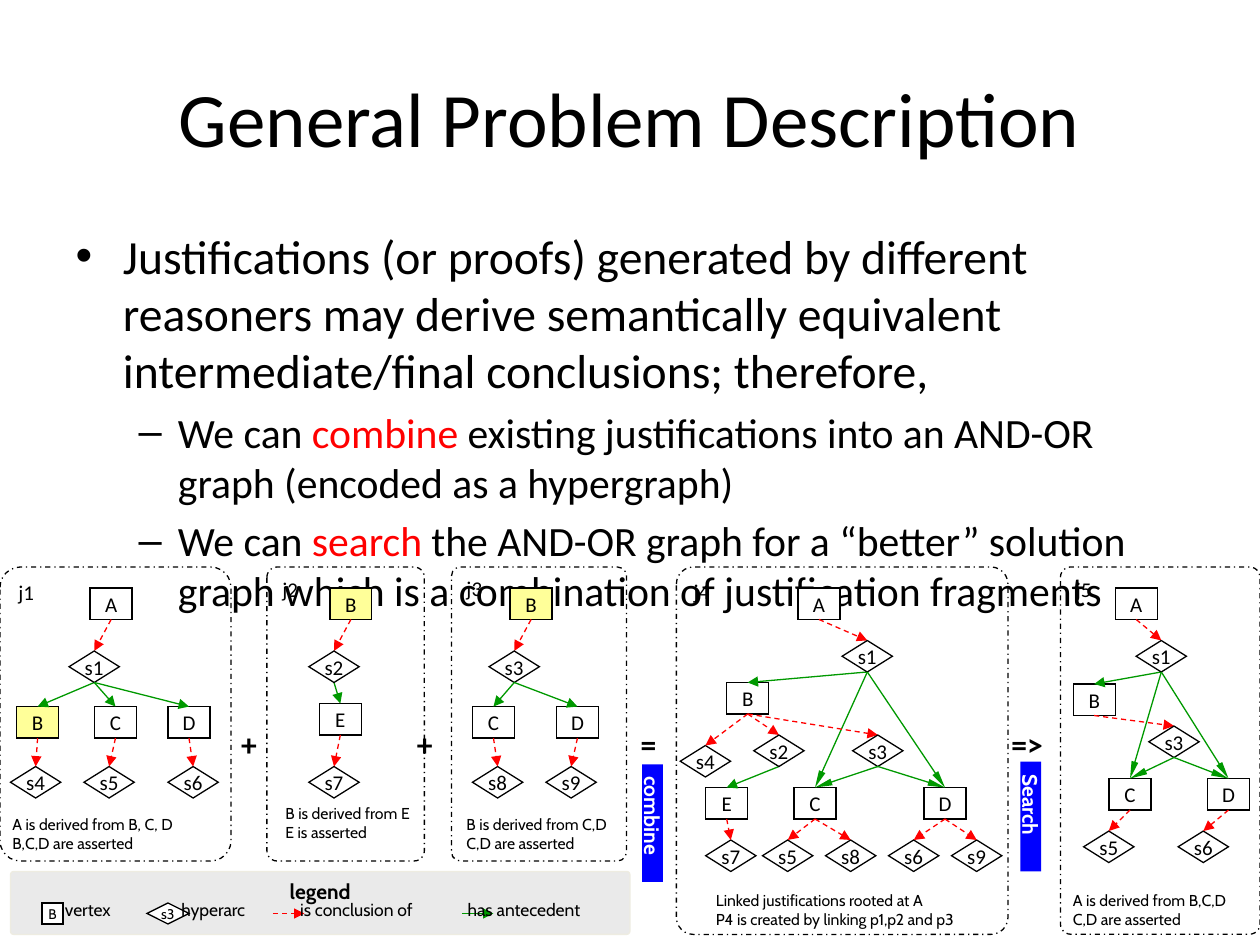
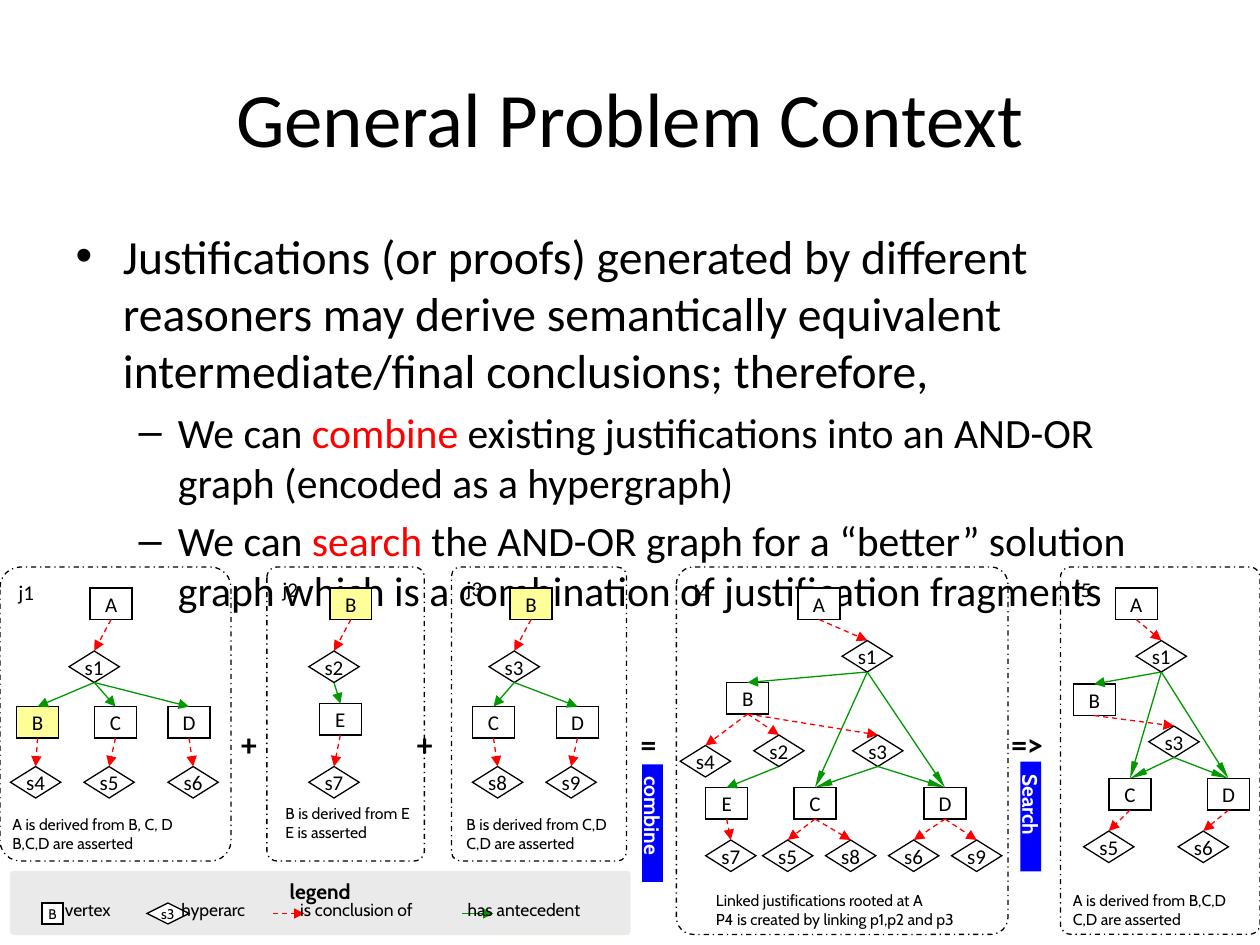
Before and after one commit to lidingpku/inference-web, a slide deck: slide 3 of trunk/iw3/doc/proof-combine.pptx (slide 2 before the commit). Drawn at 1260x945 pixels with LibreOffice and Linux fonts; fonts in the diff are those of the drawing. Boxes give left, top, right and bottom in pixels: in the first picture for what was removed or moved away, otherwise in the second. Text is boxed around its words. In the diff, an @@ line names an element or a change of style, - is before the commit and + after.

```diff
--- a/trunk/iw3/doc/proof-combine.pptx
+++ b/trunk/iw3/doc/proof-combine.pptx
@@ title at [236,93,1023,148]: text changed @@
-General Problem Description
+General Problem Context
```
Also in this commit, not shown: 4 other slides changed, 4 slides added.
